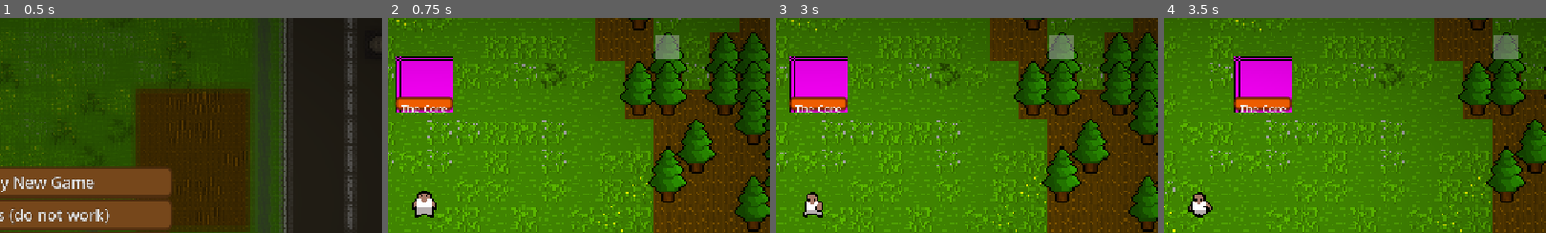
Above: before the commit, frames 1-4 (left to right).
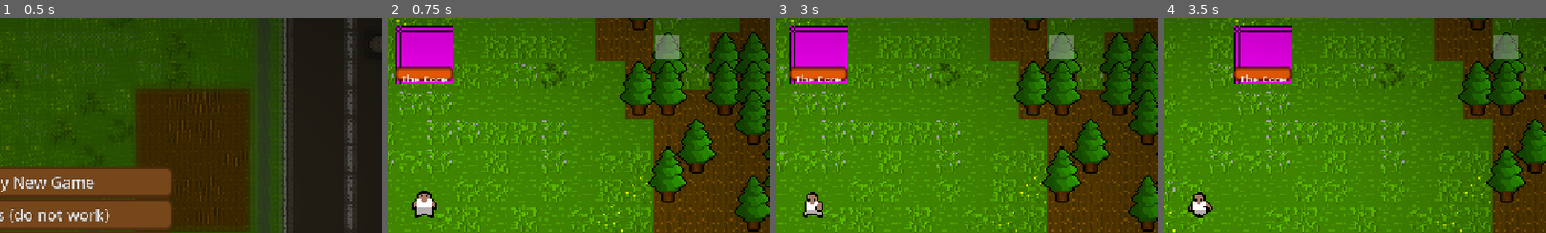
Above: after the commit, the same moments.

Repository: Lucasc0-Git/The-Gunsmith-Survivor
Game: Godot game, scene res://Scenes/StartScene.tscn
Two runs of this game, one before a commit and one after it. Both use one fixed random seed, a clock stepped at 60 frames per second and the inputs below.
Inputs (mouse positions are % of the whole screen's width and height, from its top left):
- Up to frame 1 (0.5 s): no input
- Up to frame 2 (0.75 s): click "Play New Game" at 0.5 s
- Up to frame 3 (3 s): tap Enter at 1.25, 2.75 s; drag from (3, 92) to (82, 13) at 1.27 s; tap Space at 2 s; drag from (9, 92) to (82, 13) at 2.02 s; move the mouse to (14, 92) at 2.77 s; hold A (move_left) from 2.78 s (still down); hold Mouse wheel up (prev_weapon) from 2.78 s (still down); click (14, 92) at 2.92 s
- Up to frame 4 (3.5 s): keep holding A (move_left); keep holding Mouse wheel up (prev_weapon)
The pictures show only the part of the screen within x 45-95%, y 7-57%; the shares and areas given below are measured in that part.

Frame 1 is identical in both runs. In frame 2, 5.5% of the frame differs, in the area x 2-18%, y 3-44%; in frame 3, 5.6%, in the area x 3-19%, y 3-44%; in frame 4, 5.6%.

Commit message:
Started implementing crafting sys
Added foundation of the basic crafting

Diff:
--- /dev/null
+++ b/Godot-Project-Files/Scenes/CraftingButton.tscn
@@ -0,0 +1,20 @@
+[gd_scene format=3 uid="uid://cwp20h0nahytn"]
+
+[ext_resource type="Theme" uid="uid://c31ap8kbywywe" path="res://Themes/CraftingButton.tres" id="1_mnqv2"]
+[ext_resource type="Texture2D" uid="uid://dgcfntfkmo1bg" path="res://Textures/SURVIVAL HORROR WEAPONS PACK 16X16/2.png" id="2_mi3ei"]
+[ext_resource type="Script" uid="uid://batlm5mgn7pr7" path="res://Scripts/crafting_button.gd" id="3_mi3ei"]
+
+[node name="CraftingButton" type="Button" unique_id=2118062267]
+custom_minimum_size = Vector2(64, 64)
+offset_right = 8.0
+offset_bottom = 8.0
+theme = ExtResource("1_mnqv2")
+theme_override_font_sizes/font_size = 10
+toggle_mode = true
+icon = ExtResource("2_mi3ei")
+text_overrun_behavior = 1
+autowrap_trim_flags = 0
+clip_text = true
+icon_alignment = 1
+expand_icon = true
+script = ExtResource("3_mi3ei")
--- a/Godot-Project-Files/Scenes/TheCore.tscn
+++ b/Godot-Project-Files/Scenes/TheCore.tscn
@@ -13,7 +13,7 @@
 radius = 26.0
 
 [sub_resource type="CircleShape2D" id="CircleShape2D_nfbfl"]
-radius = 74.02702
+radius = 57.66763
 
 [node name="TheCore" type="StaticBody2D" unique_id=683644907 groups=["thecore"]]
 y_sort_enabled = true
@@ -36,6 +36,8 @@
 shape = SubResource("CircleShape2D_ardag")
 
 [node name="CraftingArea" type="Area2D" parent="." unique_id=1741043043]
+collision_layer = 128
+collision_mask = 2
 
 [node name="CollisionShape2D" type="CollisionShape2D" parent="CraftingArea" unique_id=815767401]
 shape = SubResource("CircleShape2D_nfbfl")
--- a/Godot-Project-Files/Scenes/hud.tscn
+++ b/Godot-Project-Files/Scenes/hud.tscn
@@ -9,7 +9,12 @@
 [ext_resource type="Theme" uid="uid://cplvcielekxaa" path="res://Themes/inventory.tres" id="6_36asn"]
 [ext_resource type="Script" uid="uid://bmxp0irwlane2" path="res://Scripts/hotbar.gd" id="8_4f5kr"]
 [ext_resource type="Theme" uid="uid://deuxmaj32ren3" path="res://Themes/tooltip.tres" id="8_43w4t"]
+[ext_resource type="StyleBox" uid="uid://drolhtsx8qlvs" path="res://Themes/BasicStyleBoxFlat.tres" id="9_1a2va"]
+[ext_resource type="StyleBox" uid="uid://dxh65jyslte1f" path="res://Themes/ButtonStyleBox.tres" id="9_ssfue"]
+[ext_resource type="PackedScene" uid="uid://cwp20h0nahytn" path="res://Scenes/CraftingButton.tscn" id="10_4f5kr"]
 [ext_resource type="Script" uid="uid://cjphke4vki0p7" path="res://Scripts/tooltip.gd" id="10_5ep0j"]
+[ext_resource type="Script" uid="uid://do5m5a13h1vqj" path="res://Scripts/basic_crafting.gd" id="10_piegi"]
+[ext_resource type="Script" uid="uid://bftatnjf1boxh" path="res://Scripts/basic_crafting_panels.gd" id="12_i2avg"]
 
 [sub_resource type="StyleBoxFlat" id="StyleBoxFlat_36asn"]
 content_margin_left = 10.0
@@ -18,6 +23,63 @@
 
 [sub_resource type="Theme" id="Theme_8jye8"]
 PanelContainer/styles/panel = SubResource("StyleBoxFlat_36asn")
+
+[sub_resource type="StyleBoxFlat" id="StyleBoxFlat_8jye8"]
+bg_color = Color(0.39870548, 0.18900812, 0.070792936, 1)
+border_width_left = 3
+border_width_top = 3
+border_width_right = 3
+border_width_bottom = 3
+border_color = Color(0.27370903, 0.17924899, 0.069950044, 1)
+border_blend = true
+corner_radius_top_left = 10
+corner_radius_top_right = 10
+corner_radius_bottom_right = 10
+corner_radius_bottom_left = 10
+shadow_size = 2
+shadow_offset = Vector2(3, 3)
+
+[sub_resource type="StyleBoxFlat" id="StyleBoxFlat_h8thi"]
+bg_color = Color(0.38812995, 0.18328753, 0.06779247, 1)
+border_width_left = 3
+border_width_top = 3
+border_width_right = 3
+border_width_bottom = 3
+border_color = Color(0.20468107, 0.11143886, 0.031925354, 1)
+corner_radius_top_left = 10
+corner_radius_top_right = 10
+corner_radius_bottom_right = 10
+corner_radius_bottom_left = 10
+shadow_offset = Vector2(2, 2)
+
+[sub_resource type="Theme" id="Theme_ssfue"]
+default_font_size = 0
+Label/colors/font_color = Color(0.7019608, 0.43137255, 0.14117648, 1)
+Label/colors/font_outline_color = Color(0.2, 0.10980392, 0.039215688, 1)
+Label/colors/font_shadow_color = Color(0, 0, 0, 0.5686275)
+Label/constants/outline_size = 2
+Label/constants/shadow_offset_x = 2
+Label/constants/shadow_offset_y = 2
+Label/font_sizes/font_size = 19
+Label/styles/normal = SubResource("StyleBoxFlat_8jye8")
+Panel/styles/panel = ExtResource("9_ssfue")
+PanelContainer/styles/panel = ExtResource("9_1a2va")
+RichTextLabel/colors/default_color = Color(0.8666667, 0.5372549, 0.1764706, 1)
+RichTextLabel/colors/font_outline_color = Color(0.2, 0.10980392, 0.039215688, 1)
+RichTextLabel/colors/font_shadow_color = Color(0, 0, 0, 0.49411765)
+RichTextLabel/constants/outline_size = 3
+RichTextLabel/constants/shadow_offset_x = 3
+RichTextLabel/constants/shadow_offset_y = 3
+RichTextLabel/font_sizes/normal_font_size = 16
+RichTextLabel/styles/normal = SubResource("StyleBoxFlat_h8thi")
+
+[sub_resource type="StyleBoxFlat" id="StyleBoxFlat_i2avg"]
+
+[sub_resource type="StyleBoxFlat" id="StyleBoxFlat_1a2va"]
+bg_color = Color(1.92523e-06, 0.6930749, 0.63886756, 1)
+
+[sub_resource type="StyleBoxFlat" id="StyleBoxFlat_ssfue"]
+bg_color = Color(0.9412422, 0.3624725, 0.59544843, 1)
 
 [node name="Control" type="CanvasLayer" unique_id=1385382916]
 process_mode = 3
@@ -135,15 +197,284 @@
 columns = 5
 
 [node name="BasicCrafting" type="Control" parent="InventoryUI" unique_id=1809355824]
-custom_minimum_size = Vector2(74, 500)
+custom_minimum_size = Vector2(74, 476)
 layout_mode = 1
 anchors_preset = 4
 anchor_top = 0.5
 anchor_bottom = 0.5
-offset_top = -20.0
-offset_right = 40.0
-offset_bottom = 20.0
-grow_vertical = 2
+offset_left = -84.0
+offset_top = -238.0
+offset_right = -10.0
+offset_bottom = 238.0
+grow_vertical = 2
+theme = SubResource("Theme_ssfue")
+script = ExtResource("10_piegi")
+
+[node name="PanelContainer" type="PanelContainer" parent="InventoryUI/BasicCrafting" unique_id=854520773]
+layout_mode = 1
+anchors_preset = 15
+anchor_right = 1.0
+anchor_bottom = 1.0
+grow_horizontal = 2
+grow_vertical = 2
+theme = ExtResource("4_t1xeu")
+
+[node name="GridContainer" type="GridContainer" parent="InventoryUI/BasicCrafting/PanelContainer" unique_id=1531151334]
+layout_mode = 2
+theme_override_constants/v_separation = 2
+
+[node name="CraftingButton" parent="InventoryUI/BasicCrafting/PanelContainer/GridContainer" unique_id=2118062267 instance=ExtResource("10_4f5kr")]
+layout_mode = 2
+text = "weapons"
+
+[node name="CraftingButton2" parent="InventoryUI/BasicCrafting/PanelContainer/GridContainer" unique_id=1462332838 instance=ExtResource("10_4f5kr")]
+layout_mode = 2
+text = "tools"
+
+[node name="CraftingButton3" parent="InventoryUI/BasicCrafting/PanelContainer/GridContainer" unique_id=1175637690 instance=ExtResource("10_4f5kr")]
+layout_mode = 2
+text = "crafting
+stations"
+
+[node name="CraftingButton4" parent="InventoryUI/BasicCrafting/PanelContainer/GridContainer" unique_id=235883468 instance=ExtResource("10_4f5kr")]
+layout_mode = 2
+
+[node name="CraftingButton5" parent="InventoryUI/BasicCrafting/PanelContainer/GridContainer" unique_id=272632742 instance=ExtResource("10_4f5kr")]
+layout_mode = 2
+
+[node name="CraftingButton6" parent="InventoryUI/BasicCrafting/PanelContainer/GridContainer" unique_id=767208017 instance=ExtResource("10_4f5kr")]
+layout_mode = 2
+
+[node name="CraftingButton7" parent="InventoryUI/BasicCrafting/PanelContainer/GridContainer" unique_id=2008464431 instance=ExtResource("10_4f5kr")]
+layout_mode = 2
+
+[node name="BasicCraftingPanels" type="Control" parent="InventoryUI/BasicCrafting" unique_id=453566887]
+custom_minimum_size = Vector2(350, 476)
+layout_mode = 1
+anchors_preset = 0
+offset_left = 84.0
+offset_right = 434.0
+offset_bottom = 476.0
+script = ExtResource("12_i2avg")
+
+[node name="VBoxContainer" type="VBoxContainer" parent="InventoryUI/BasicCrafting/BasicCraftingPanels" unique_id=335783447]
+layout_mode = 1
+anchors_preset = 15
+anchor_right = 1.0
+anchor_bottom = 1.0
+grow_horizontal = 2
+grow_vertical = 2
+theme_override_constants/separation = 2
+
+[node name="Control" type="Control" parent="InventoryUI/BasicCrafting/BasicCraftingPanels/VBoxContainer" unique_id=1458216374]
+custom_minimum_size = Vector2(350, 68)
+layout_mode = 2
+
+[node name="WeaponsCraftingContainer" type="PanelContainer" parent="InventoryUI/BasicCrafting/BasicCraftingPanels/VBoxContainer/Control" unique_id=70015303]
+custom_minimum_size = Vector2(350, 66)
+layout_mode = 1
+anchors_preset = 8
+anchor_left = 0.5
+anchor_top = 0.5
+anchor_right = 0.5
+anchor_bottom = 0.5
+offset_left = -175.0
+offset_top = -34.0
+offset_right = 175.0
+offset_bottom = 30.0
+grow_horizontal = 2
+grow_vertical = 2
+
+[node name="MarginContainer" type="MarginContainer" parent="InventoryUI/BasicCrafting/BasicCraftingPanels/VBoxContainer/Control/WeaponsCraftingContainer" unique_id=1064071253]
+layout_mode = 2
+theme_override_constants/margin_left = 2
+theme_override_constants/margin_top = -3
+theme_override_constants/margin_right = 2
+theme_override_constants/margin_bottom = -3
+
+[node name="ScrollContainer" type="ScrollContainer" parent="InventoryUI/BasicCrafting/BasicCraftingPanels/VBoxContainer/Control/WeaponsCraftingContainer/MarginContainer" unique_id=688720481]
+layout_mode = 2
+
+[node name="HBoxContainer" type="HBoxContainer" parent="InventoryUI/BasicCrafting/BasicCraftingPanels/VBoxContainer/Control/WeaponsCraftingContainer/MarginContainer/ScrollContainer" unique_id=1162421188]
+custom_minimum_size = Vector2(346, 64)
+layout_mode = 2
+
+[node name="Panel" type="Panel" parent="InventoryUI/BasicCrafting/BasicCraftingPanels/VBoxContainer/Control/WeaponsCraftingContainer/MarginContainer/ScrollContainer/HBoxContainer" unique_id=1697708826]
+custom_minimum_size = Vector2(64, 64)
+layout_mode = 2
+theme_override_styles/panel = SubResource("StyleBoxFlat_i2avg")
+
+[node name="Panel2" type="Panel" parent="InventoryUI/BasicCrafting/BasicCraftingPanels/VBoxContainer/Control/WeaponsCraftingContainer/MarginContainer/ScrollContainer/HBoxContainer" unique_id=478754426]
+custom_minimum_size = Vector2(64, 64)
+layout_mode = 2
+
+[node name="Panel3" type="Panel" parent="InventoryUI/BasicCrafting/BasicCraftingPanels/VBoxContainer/Control/WeaponsCraftingContainer/MarginContainer/ScrollContainer/HBoxContainer" unique_id=1719569876]
+custom_minimum_size = Vector2(64, 64)
+layout_mode = 2
+
+[node name="Panel4" type="Panel" parent="InventoryUI/BasicCrafting/BasicCraftingPanels/VBoxContainer/Control/WeaponsCraftingContainer/MarginContainer/ScrollContainer/HBoxContainer" unique_id=371133950]
+custom_minimum_size = Vector2(64, 64)
+layout_mode = 2
+
+[node name="Panel5" type="Panel" parent="InventoryUI/BasicCrafting/BasicCraftingPanels/VBoxContainer/Control/WeaponsCraftingContainer/MarginContainer/ScrollContainer/HBoxContainer" unique_id=1671633110]
+custom_minimum_size = Vector2(64, 64)
+layout_mode = 2
+
+[node name="Panel6" type="Panel" parent="InventoryUI/BasicCrafting/BasicCraftingPanels/VBoxContainer/Control/WeaponsCraftingContainer/MarginContainer/ScrollContainer/HBoxContainer" unique_id=931644667]
+custom_minimum_size = Vector2(64, 64)
+layout_mode = 2
+
+[node name="Panel7" type="Panel" parent="InventoryUI/BasicCrafting/BasicCraftingPanels/VBoxContainer/Control/WeaponsCraftingContainer/MarginContainer/ScrollContainer/HBoxContainer" unique_id=1929579464]
+custom_minimum_size = Vector2(64, 64)
+layout_mode = 2
+
+[node name="Panel8" type="Panel" parent="InventoryUI/BasicCrafting/BasicCraftingPanels/VBoxContainer/Control/WeaponsCraftingContainer/MarginContainer/ScrollContainer/HBoxContainer" unique_id=872362690]
+custom_minimum_size = Vector2(64, 64)
+layout_mode = 2
+
+[node name="Panel9" type="Panel" parent="InventoryUI/BasicCrafting/BasicCraftingPanels/VBoxContainer/Control/WeaponsCraftingContainer/MarginContainer/ScrollContainer/HBoxContainer" unique_id=1405938739]
+custom_minimum_size = Vector2(64, 64)
+layout_mode = 2
+
+[node name="Control2" type="Control" parent="InventoryUI/BasicCrafting/BasicCraftingPanels/VBoxContainer" unique_id=1736031061]
+custom_minimum_size = Vector2(350, 68)
+layout_mode = 2
+
+[node name="ToolsCraftingContainer2" type="PanelContainer" parent="InventoryUI/BasicCrafting/BasicCraftingPanels/VBoxContainer/Control2" unique_id=618306342]
+custom_minimum_size = Vector2(350, 66)
+layout_mode = 1
+anchors_preset = 8
+anchor_left = 0.5
+anchor_top = 0.5
+anchor_right = 0.5
+anchor_bottom = 0.5
+offset_left = -175.0
+offset_top = -34.0
+offset_right = 175.0
+offset_bottom = 30.0
+grow_horizontal = 2
+grow_vertical = 2
+
+[node name="MarginContainer" type="MarginContainer" parent="InventoryUI/BasicCrafting/BasicCraftingPanels/VBoxContainer/Control2/ToolsCraftingContainer2" unique_id=1678976939]
+layout_mode = 2
+theme_override_constants/margin_left = 2
+theme_override_constants/margin_top = -3
+theme_override_constants/margin_right = 2
+theme_override_constants/margin_bottom = -3
+
+[node name="ScrollContainer" type="ScrollContainer" parent="InventoryUI/BasicCrafting/BasicCraftingPanels/VBoxContainer/Control2/ToolsCraftingContainer2/MarginContainer" unique_id=349869115]
+layout_mode = 2
+
+[node name="HBoxContainer" type="HBoxContainer" parent="InventoryUI/BasicCrafting/BasicCraftingPanels/VBoxContainer/Control2/ToolsCraftingContainer2/MarginContainer/ScrollContainer" unique_id=136165800]
+custom_minimum_size = Vector2(346, 64)
+layout_mode = 2
+
+[node name="Panel" type="Panel" parent="InventoryUI/BasicCrafting/BasicCraftingPanels/VBoxContainer/Control2/ToolsCraftingContainer2/MarginContainer/ScrollContainer/HBoxContainer" unique_id=803335917]
+custom_minimum_size = Vector2(64, 64)
+layout_mode = 2
+
+[node name="Panel2" type="Panel" parent="InventoryUI/BasicCrafting/BasicCraftingPanels/VBoxContainer/Control2/ToolsCraftingContainer2/MarginContainer/ScrollContainer/HBoxContainer" unique_id=1640233120]
+custom_minimum_size = Vector2(64, 64)
+layout_mode = 2
+theme_override_styles/panel = SubResource("StyleBoxFlat_1a2va")
+
+[node name="Panel3" type="Panel" parent="InventoryUI/BasicCrafting/BasicCraftingPanels/VBoxContainer/Control2/ToolsCraftingContainer2/MarginContainer/ScrollContainer/HBoxContainer" unique_id=1367610658]
+custom_minimum_size = Vector2(64, 64)
+layout_mode = 2
+
+[node name="Panel4" type="Panel" parent="InventoryUI/BasicCrafting/BasicCraftingPanels/VBoxContainer/Control2/ToolsCraftingContainer2/MarginContainer/ScrollContainer/HBoxContainer" unique_id=2056821614]
+custom_minimum_size = Vector2(64, 64)
+layout_mode = 2
+
+[node name="Panel5" type="Panel" parent="InventoryUI/BasicCrafting/BasicCraftingPanels/VBoxContainer/Control2/ToolsCraftingContainer2/MarginContainer/ScrollContainer/HBoxContainer" unique_id=1195830012]
+custom_minimum_size = Vector2(64, 64)
+layout_mode = 2
+
+[node name="Panel6" type="Panel" parent="InventoryUI/BasicCrafting/BasicCraftingPanels/VBoxContainer/Control2/ToolsCraftingContainer2/MarginContainer/ScrollContainer/HBoxContainer" unique_id=403650917]
+custom_minimum_size = Vector2(64, 64)
+layout_mode = 2
+
+[node name="Panel7" type="Panel" parent="InventoryUI/BasicCrafting/BasicCraftingPanels/VBoxContainer/Control2/ToolsCraftingContainer2/MarginContainer/ScrollContainer/HBoxContainer" unique_id=1355072856]
+custom_minimum_size = Vector2(64, 64)
+layout_mode = 2
+
+[node name="Panel8" type="Panel" parent="InventoryUI/BasicCrafting/BasicCraftingPanels/VBoxContainer/Control2/ToolsCraftingContainer2/MarginContainer/ScrollContainer/HBoxContainer" unique_id=1858992881]
+custom_minimum_size = Vector2(64, 64)
+layout_mode = 2
+
+[node name="Panel9" type="Panel" parent="InventoryUI/BasicCrafting/BasicCraftingPanels/VBoxContainer/Control2/ToolsCraftingContainer2/MarginContainer/ScrollContainer/HBoxContainer" unique_id=1972736235]
+custom_minimum_size = Vector2(64, 64)
+layout_mode = 2
+
+[node name="Control3" type="Control" parent="InventoryUI/BasicCrafting/BasicCraftingPanels/VBoxContainer" unique_id=60720787]
+custom_minimum_size = Vector2(350, 68)
+layout_mode = 2
+
+[node name="CraftingStationsCraftingContainer3" type="PanelContainer" parent="InventoryUI/BasicCrafting/BasicCraftingPanels/VBoxContainer/Control3" unique_id=1521193929]
+custom_minimum_size = Vector2(350, 66)
+layout_mode = 1
+anchors_preset = 8
+anchor_left = 0.5
+anchor_top = 0.5
+anchor_right = 0.5
+anchor_bottom = 0.5
+offset_left = -175.0
+offset_top = -34.0
+offset_right = 175.0
+offset_bottom = 30.0
+grow_horizontal = 2
+grow_vertical = 2
+
+[node name="MarginContainer" type="MarginContainer" parent="InventoryUI/BasicCrafting/BasicCraftingPanels/VBoxContainer/Control3/CraftingStationsCraftingContainer3" unique_id=2047585564]
+layout_mode = 2
+theme_override_constants/margin_left = 2
+theme_override_constants/margin_top = -3
+theme_override_constants/margin_right = 2
+theme_override_constants/margin_bottom = -3
+
+[node name="ScrollContainer" type="ScrollContainer" parent="InventoryUI/BasicCrafting/BasicCraftingPanels/VBoxContainer/Control3/CraftingStationsCraftingContainer3/MarginContainer" unique_id=948899601]
+layout_mode = 2
+
+[node name="HBoxContainer" type="HBoxContainer" parent="InventoryUI/BasicCrafting/BasicCraftingPanels/VBoxContainer/Control3/CraftingStationsCraftingContainer3/MarginContainer/ScrollContainer" unique_id=1515536666]
+custom_minimum_size = Vector2(346, 64)
+layout_mode = 2
+
+[node name="Panel" type="Panel" parent="InventoryUI/BasicCrafting/BasicCraftingPanels/VBoxContainer/Control3/CraftingStationsCraftingContainer3/MarginContainer/ScrollContainer/HBoxContainer" unique_id=304510543]
+custom_minimum_size = Vector2(64, 64)
+layout_mode = 2
+
+[node name="Panel2" type="Panel" parent="InventoryUI/BasicCrafting/BasicCraftingPanels/VBoxContainer/Control3/CraftingStationsCraftingContainer3/MarginContainer/ScrollContainer/HBoxContainer" unique_id=524611281]
+custom_minimum_size = Vector2(64, 64)
+layout_mode = 2
+
+[node name="Panel3" type="Panel" parent="InventoryUI/BasicCrafting/BasicCraftingPanels/VBoxContainer/Control3/CraftingStationsCraftingContainer3/MarginContainer/ScrollContainer/HBoxContainer" unique_id=28384053]
+custom_minimum_size = Vector2(64, 64)
+layout_mode = 2
+theme_override_styles/panel = SubResource("StyleBoxFlat_ssfue")
+
+[node name="Panel4" type="Panel" parent="InventoryUI/BasicCrafting/BasicCraftingPanels/VBoxContainer/Control3/CraftingStationsCraftingContainer3/MarginContainer/ScrollContainer/HBoxContainer" unique_id=970044713]
+custom_minimum_size = Vector2(64, 64)
+layout_mode = 2
+
+[node name="Panel5" type="Panel" parent="InventoryUI/BasicCrafting/BasicCraftingPanels/VBoxContainer/Control3/CraftingStationsCraftingContainer3/MarginContainer/ScrollContainer/HBoxContainer" unique_id=1958224000]
+custom_minimum_size = Vector2(64, 64)
+layout_mode = 2
+
+[node name="Panel6" type="Panel" parent="InventoryUI/BasicCrafting/BasicCraftingPanels/VBoxContainer/Control3/CraftingStationsCraftingContainer3/MarginContainer/ScrollContainer/HBoxContainer" unique_id=1544186110]
+custom_minimum_size = Vector2(64, 64)
+layout_mode = 2
+
+[node name="Panel7" type="Panel" parent="InventoryUI/BasicCrafting/BasicCraftingPanels/VBoxContainer/Control3/CraftingStationsCraftingContainer3/MarginContainer/ScrollContainer/HBoxContainer" unique_id=668187955]
+custom_minimum_size = Vector2(64, 64)
+layout_mode = 2
+
+[node name="Panel8" type="Panel" parent="InventoryUI/BasicCrafting/BasicCraftingPanels/VBoxContainer/Control3/CraftingStationsCraftingContainer3/MarginContainer/ScrollContainer/HBoxContainer" unique_id=2131497509]
+custom_minimum_size = Vector2(64, 64)
+layout_mode = 2
+
+[node name="Panel9" type="Panel" parent="InventoryUI/BasicCrafting/BasicCraftingPanels/VBoxContainer/Control3/CraftingStationsCraftingContainer3/MarginContainer/ScrollContainer/HBoxContainer" unique_id=578000557]
+custom_minimum_size = Vector2(64, 64)
+layout_mode = 2
 
 [node name="Tooltip" type="RichTextLabel" parent="." unique_id=107183822]
 visible = false
--- /dev/null
+++ b/Godot-Project-Files/Scripts/basic_crafting.gd
@@ -0,0 +1,42 @@
+extends Control
+class_name BasicCraftingUI
+
+@onready var grid_container: GridContainer = $PanelContainer/GridContainer
+@onready var the_core: TheCore
+@onready var basic_craftings: BasicCraftingUIPanel = $BasicCraftingPanels
+
+func _ready() -> void:
+	for i in range(grid_container.get_child_count()):
+		var crafting_slot: Button = grid_container.get_child(i)
+		crafting_slot.toggled.connect(
+			func(toggled_on: bool, idx: int = i) -> void: _on_button_toggled(toggled_on, idx)
+		)
+
+	await get_tree().process_frame
+	the_core = get_tree().get_first_node_in_group("thecore")
+
+	the_core.player_entered_crafting_area.connect(show_crafting)
+	the_core.player_exited_crafting_area.connect(hide_crafting)
+
+
+func hide_crafting() -> void:
+	for crafting_slot in grid_container.get_children():
+		crafting_slot.mouse_filter = MOUSE_FILTER_IGNORE
+		crafting_slot.button_pressed = false
+	var tween := create_tween()
+	tween.tween_property(self, "global_position", Vector2(-84.0, 122.0), 0.5)
+
+func show_crafting() -> void:
+	for crafting_slot in grid_container.get_children():
+		crafting_slot.mouse_filter = MOUSE_FILTER_PASS
+		crafting_slot.button_pressed = false
+	var tween := create_tween()
+	tween.tween_property(self, "global_position", Vector2(10.0, 122.0), 0.5)
+
+func _on_button_toggled(toggled_on: bool, index: int) -> void:
+	if index == 0:
+		basic_craftings.toggle_weapons_crafting(toggled_on)
+	elif index == 1:
+		basic_craftings.toggle_tools_crafting(toggled_on)
+	elif index == 2:
+		basic_craftings.toggle_stations_crafting(toggled_on)
--- /dev/null
+++ b/Godot-Project-Files/Scripts/basic_crafting_panels.gd
@@ -0,0 +1,20 @@
+extends Control
+class_name BasicCraftingUIPanel
+
+@onready var weapons_crafting_container: PanelContainer = $VBoxContainer/Control/WeaponsCraftingContainer
+@onready var tools_crafting_container: PanelContainer = $VBoxContainer/Control2/ToolsCraftingContainer2
+@onready var stations_crafting_container: PanelContainer = $VBoxContainer/Control3/CraftingStationsCraftingContainer3
+
+func _ready() -> void:
+	weapons_crafting_container.visible = false
+	tools_crafting_container.visible = false
+	stations_crafting_container.visible = false
+
+func toggle_weapons_crafting(_visible: bool) -> void:
+	weapons_crafting_container.visible = _visible
+
+func toggle_tools_crafting(_visible: bool) -> void:
+	tools_crafting_container.visible = _visible
+
+func toggle_stations_crafting(_visible: bool) -> void:
+	stations_crafting_container.visible = _visible
--- /dev/null
+++ b/Godot-Project-Files/Scripts/crafting_button.gd
@@ -0,0 +1,5 @@
+extends Button
+class_name CraftingButton
+
+
+var button_texture := self.icon
--- a/Godot-Project-Files/Scripts/main.gd
+++ b/Godot-Project-Files/Scripts/main.gd
@@ -44,7 +44,7 @@
 	canvas_modulate.color = day_colors[8]
 	cheat_mode_label.visible = false
 	spawn_player(Vector2(0, 0))
-	spawn_the_core(player.global_position + Vector2(0, -200))
+	spawn_the_core(player.global_position + Vector2(0, -250))
 	label.text = "Hour: " + str(GameManager.current_hour) + ":00"
 	## Set "player" variable in the hud.gd
 	GameManager.hour_changed.connect(_on_hour_changed)
--- a/Godot-Project-Files/Scripts/the_core.gd
+++ b/Godot-Project-Files/Scripts/the_core.gd
@@ -29,9 +29,13 @@
 	health -= amount
 
 func _on_crafting_area_body_entered(body: Node2D) -> void:
+	print("body entered")
 	if body is Player:
 		player_entered_crafting_area.emit()
+		print("player entered")
 
 func _on_crafting_area_body_exited(body: Node2D) -> void:
+	print("body exited")
 	if body is Player:
 		player_exited_crafting_area.emit()
+		print("player exited")
--- /dev/null
+++ b/Godot-Project-Files/Themes/ButtonStyleBox.tres
@@ -0,0 +1,14 @@
+[gd_resource type="StyleBoxFlat" format=3 uid="uid://dxh65jyslte1f"]
+
+[resource]
+bg_color = Color(0.3993817, 0.19798142, 0.02393677, 1)
+border_width_left = 5
+border_width_top = 5
+border_width_right = 5
+border_width_bottom = 5
+border_color = Color(0.5397266, 0.31198794, 0.00023391545, 1)
+border_blend = true
+corner_radius_top_left = 5
+corner_radius_top_right = 5
+corner_radius_bottom_right = 5
+corner_radius_bottom_left = 5
--- /dev/null
+++ b/Godot-Project-Files/Themes/CraftingButton.tres
@@ -0,0 +1,22 @@
+[gd_resource type="Theme" format=3 uid="uid://c31ap8kbywywe"]
+
+[ext_resource type="StyleBox" uid="uid://dxh65jyslte1f" path="res://Themes/ButtonStyleBox.tres" id="1_tc7eq"]
+
+[sub_resource type="StyleBoxFlat" id="StyleBoxFlat_tc7eq"]
+bg_color = Color(0.25359428, 0.11687959, 0.009007851, 1)
+border_width_left = 5
+border_width_top = 5
+border_width_right = 5
+border_width_bottom = 5
+border_color = Color(0.5397266, 0.31198794, 0.00023391545, 1)
+border_blend = true
+corner_radius_top_left = 5
+corner_radius_top_right = 5
+corner_radius_bottom_right = 5
+corner_radius_bottom_left = 5
+
+[resource]
+Button/colors/icon_normal_color = Color(1, 1, 1, 1)
+Button/colors/icon_pressed_color = Color(0.87887067, 0.82468975, 0.7761386, 1)
+Button/styles/normal = ExtResource("1_tc7eq")
+Button/styles/pressed = SubResource("StyleBoxFlat_tc7eq")
--- a/Godot-Project-Files/Themes/tooltip.tres
+++ b/Godot-Project-Files/Themes/tooltip.tres
@@ -29,6 +29,7 @@
 shadow_offset = Vector2(2, 2)
 
 [resource]
+default_font_size = 0
 Label/colors/font_color = Color(0.7019608, 0.43137255, 0.14117648, 1)
 Label/colors/font_outline_color = Color(0.2, 0.10980392, 0.039215688, 1)
 Label/colors/font_shadow_color = Color(0, 0, 0, 0.5686275)
Not shown, added: Godot-Project-Files/Scripts/basic_crafting.gd.uid
Not shown, added: Godot-Project-Files/Scripts/basic_crafting_panels.gd.uid
Not shown, added: Godot-Project-Files/Scripts/crafting_button.gd.uid
